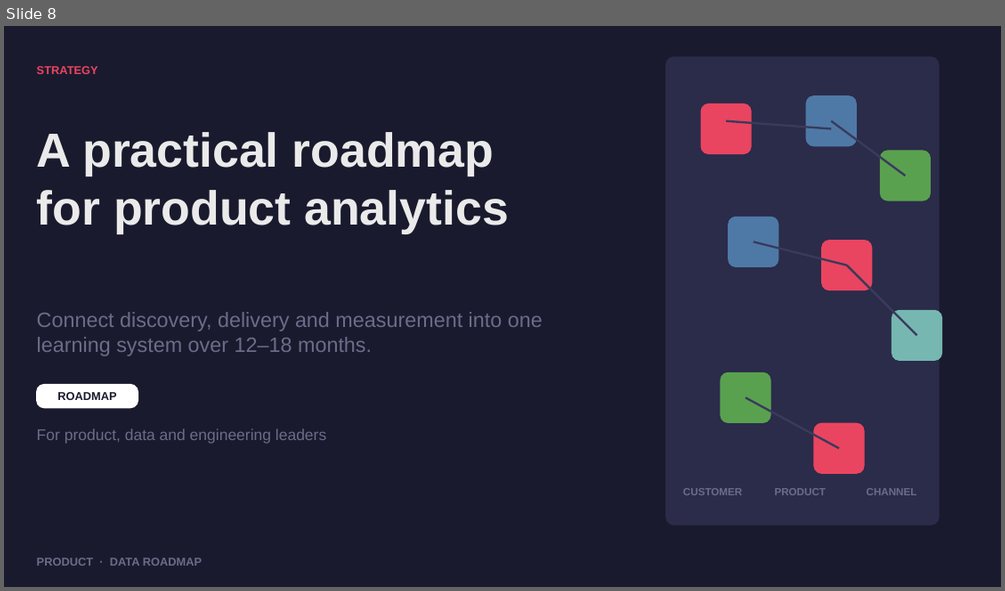
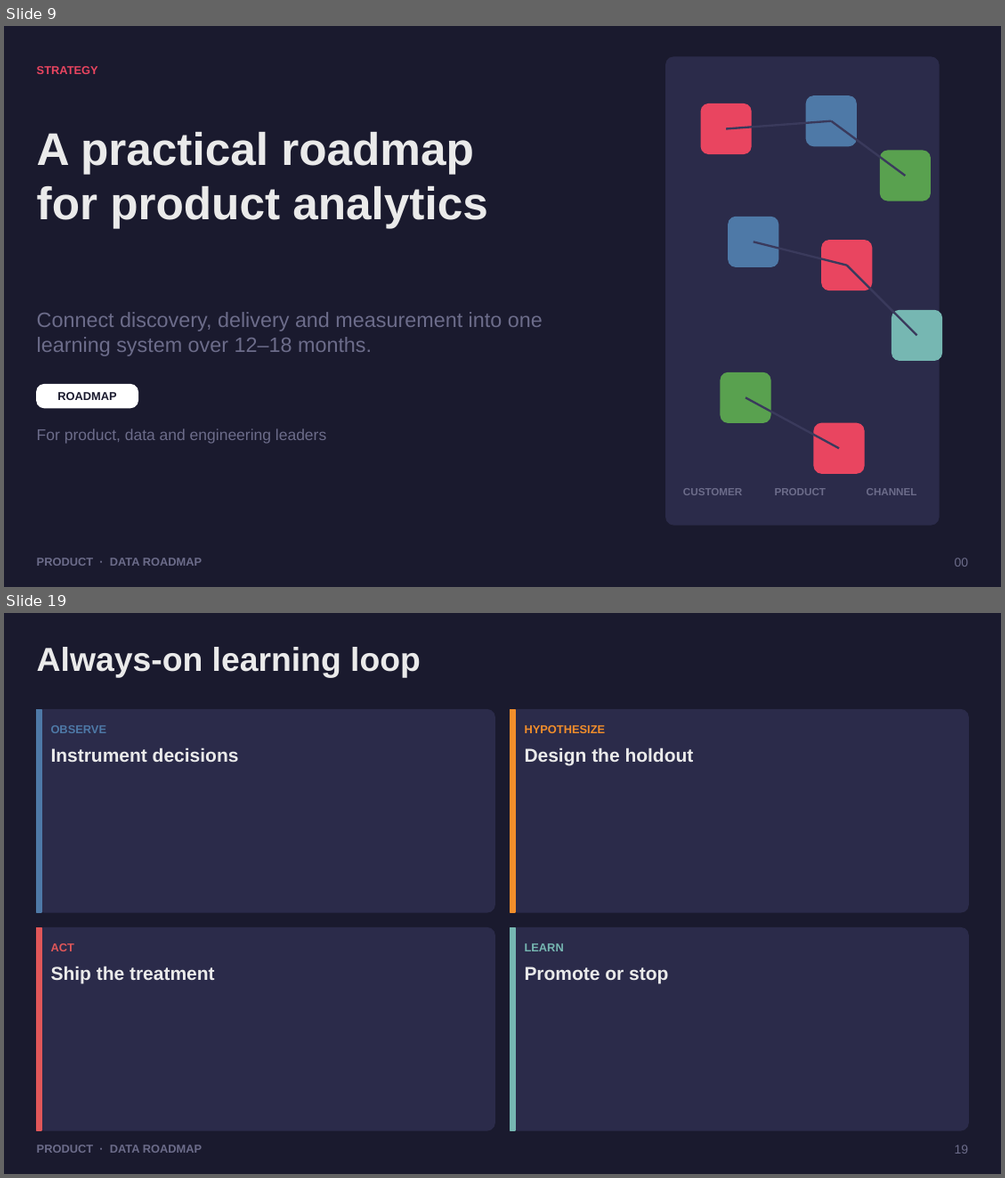
Before and after one commit to dhanesh123in/ppt-gen, a slide deck: examples/demo.pptx. Shown one above the other, each under a label of ours: slide 8 before the commit, slides 9 and 19 after it; the slides between them are not shown. The pictures are 1005x591 and 1005x1178 pixels, drawn with LibreOffice and Linux fonts; fonts in the diff are those of the drawing. Boxes give left, top, right and bottom in pixels: in the first picture for what was removed or moved away, otherwise in the second. Text is boxed around its words. In the diff, an @@ line names an element or a change of style, - is before the commit and + after.

```diff
--- a/examples/demo.pptx
+++ b/examples/demo.pptx
@@ slide 19 added at <box>4,613,1001,1174</box>, background #1A1A2E @@
@@ text added at <box>37,647,421,678</box>, 32 pt, text #EAEAEA, bold @@
+Always-on learning loop
@@ rounded rectangle added at <box>37,709,494,912</box>, fill #2B2B4A, outline #2B2B4A 1 pt @@
@@ rectangle added at <box>37,709,41,912</box>, fill #4E79A7, outline #4E79A7 1 pt @@
@@ rounded rectangle added at <box>510,709,968,912</box>, fill #2B2B4A, outline #2B2B4A 1 pt @@
@@ rectangle added at <box>510,709,515,912</box>, fill #F28E2B, outline #F28E2B 1 pt @@
@@ text added at <box>51,725,107,733</box>, 11 pt, text #4E79A7, bold @@
+OBSERVE
@@ text added at <box>525,725,606,733</box>, 11 pt, text #F28E2B, bold @@
+HYPOTHESIZE
@@ text added at <box>51,747,239,762</box>, 18 pt, text #EAEAEA, bold @@
+Instrument decisions
@@ text added at <box>525,747,694,766</box>, 18 pt, text #EAEAEA, bold @@
+Design the holdout
@@ rounded rectangle added at <box>37,928,494,1130</box>, fill #2B2B4A, outline #2B2B4A 1 pt @@
@@ rectangle added at <box>37,928,41,1130</box>, fill #E15759, outline #E15759 1 pt @@
@@ rounded rectangle added at <box>510,928,968,1130</box>, fill #2B2B4A, outline #2B2B4A 1 pt @@
@@ rectangle added at <box>510,928,515,1130</box>, fill #76B7B2, outline #76B7B2 1 pt @@
@@ text added at <box>51,943,74,951</box>, 11 pt, text #E15759, bold @@
+ACT
@@ text added at <box>525,943,564,951</box>, 11 pt, text #76B7B2, bold @@
+LEARN
@@ text added at <box>51,965,215,984</box>, 18 pt, text #EAEAEA, bold @@
+Ship the treatment
@@ text added at <box>525,966,668,984</box>, 18 pt, text #EAEAEA, bold @@
+Promote or stop
@@ text added at <box>37,1144,202,1152</box>, 11 pt, text #6C6C8A, bold @@
+PRODUCT · DATA ROADMAP
@@ text added at <box>955,1144,969,1153</box>, 12 pt, text #6C6C8A @@
+19
@@ what was slide 8 is now slide 9 @@
@@ slide 9 changed as well @@
@@ text "A practical roadmap for product ..." at <box>37,132,488,228</box>: size 46 to 44 pt @@
@@ line moved from (727, 121) - (831, 129) to (727, 129) - (831, 121) @@
@@ text added at <box>955,557,969,566</box>, 12 pt, text #6C6C8A @@
+00
```
Also in this commit, not shown: 11 other slides changed, 14 other slides added, 41 other files.
